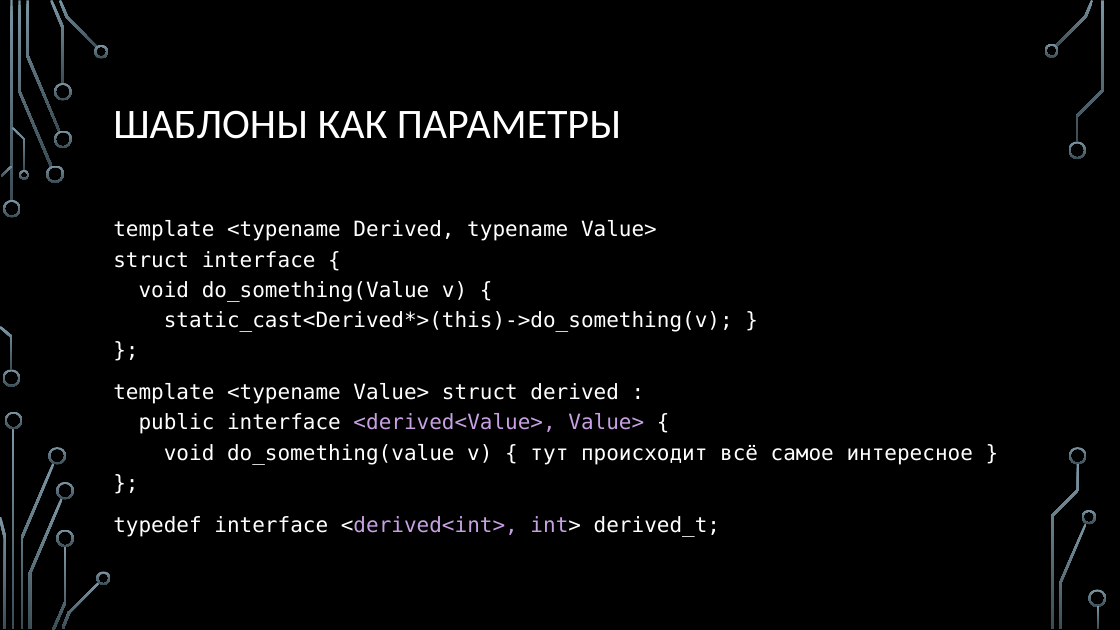
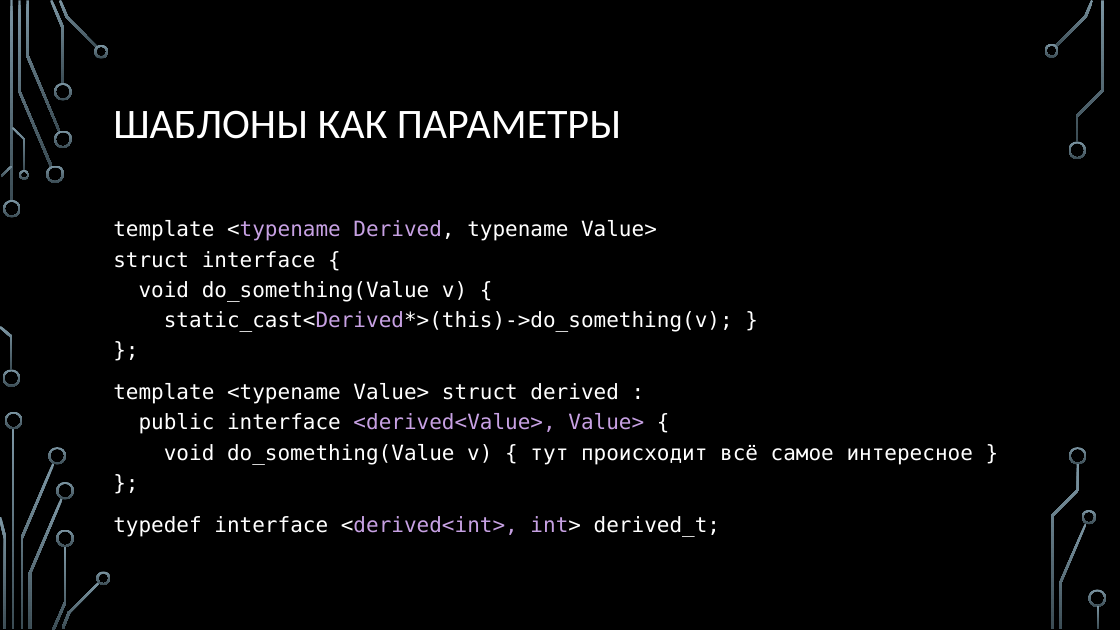
Before and after one commit to MIPT-ILab/cpp-lects-rus, a slide deck: slide 16 of slides/lec2-8-sfinae.pptx. Drawn at 1120x630 pixels with LibreOffice and Linux fonts; fonts in the diff are those of the drawing; background and template pictures are left out. Boxes give left, top, right and bottom in pixels: in the first picture for what was removed or moved away, otherwise in the second. Text is boxed around its words. In the diff, an @@ line names an element or a change of style, - is before the commit and + after.

```diff
--- a/slides/lec2-8-sfinae.pptx
+++ b/slides/lec2-8-sfinae.pptx
@@ text at [113, 220, 733, 332]: text colour #FFFFFF to #C7A1E3 in "<typename Derived, static_cast<Derived*>(this)->do_something ..." @@
@@ text at [113, 383, 973, 465]: text changed @@
-template <typename Value> struct derived :
-public interface <derived<Value>, Value> {
-void do_something(value v) { тут происходит всё самое интересное }
-};
+template <typename Value> struct derived :
+public interface <derived<Value>, Value> {
+void do_something(Value v) { тут происходит всё самое интересное }
+};
```
Also in this commit, not shown: 20 other slides changed, 8 slides added, 9 other files.
